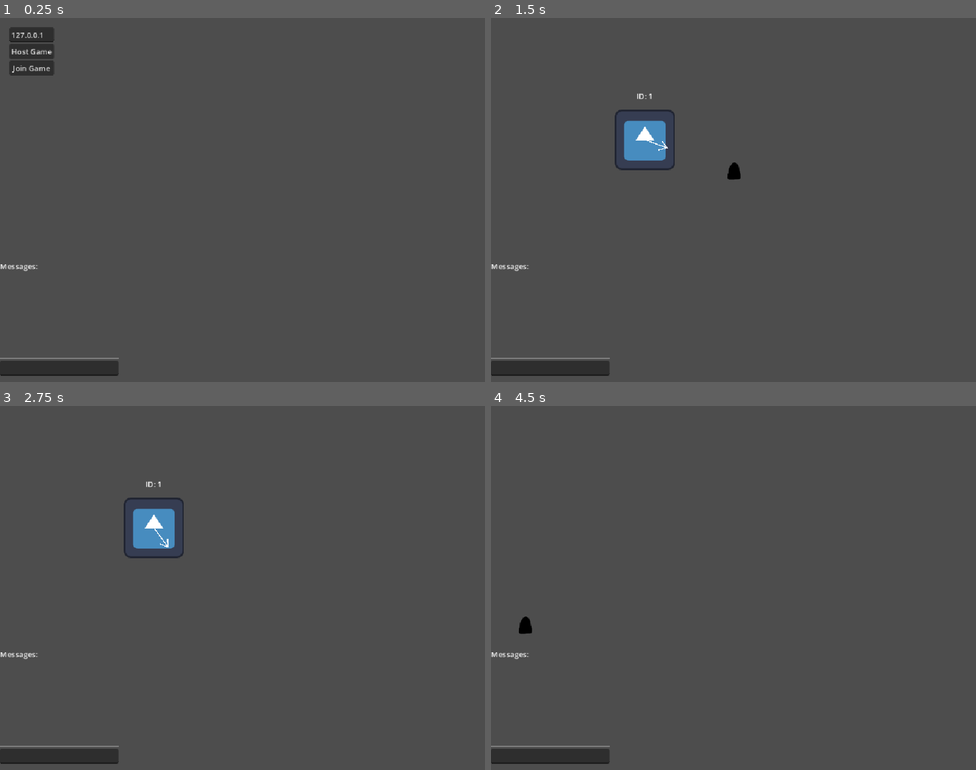
Above: before the commit, frames 1-4 (two rows, left to right).
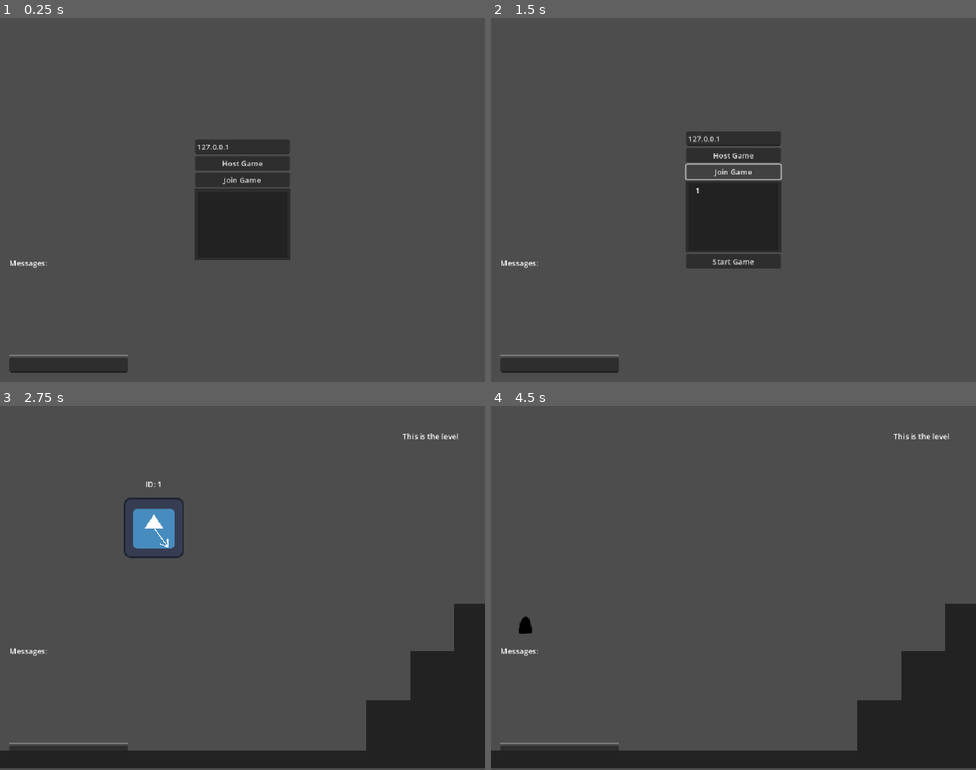
Above: after the commit, the same moments.

Repository: ssebs/multiplayer-poc-godot
Game: Godot game, scene res://scenes/game_main.tscn
Two runs of this game, one before a commit and one after it. Both use one fixed random seed, a clock stepped at 60 frames per second and the inputs below. Before the commit the project starts from res://scenes/game_root.tscn. The engine's default icon, where the game draws it, is replaced by a stand-in: a white triangle on a blue panel in a dark square.
Inputs (mouse positions are in pixels of both pictures, inside the frame that each line leads up to):
- Up to frame 1 (0.25 s): no input
- Up to frame 2 (1.5 s): click "Host Game" at 0.5 s; click (733, 170) at 1.25 s, where only the run after the commit has a clickable "Join Game"
- Up to frame 3 (2.75 s): click (242, 649) at 2 s, where only the run after the commit has a clickable "Start Game"
- Up to frame 4 (4.5 s): move the mouse to (840, 569) at 2.77 s; hold D (move_right) 2.78-3.53 s; tap R (rotate) at 2.85, 4.35 s; move the mouse to (636, 606) at 3.52 s; hold S (move_down) 3.53-4.28 s; tap Space (shoot) at 3.6 s; move the mouse to (782, 507) at 4.27 s; hold D (move_right) from 4.28 s (still down)

The runs differ from the first frame. In frame 1, 7.8% of the frame differs, in the area x 0-60%, y 2-99%; in frame 2, 8.3%; in frame 3, 11%, in the area x 0-100%, y 7-100%; in frame 4, 11%.

Commit message:
start lobby

Diff:
--- a/project.godot
+++ b/project.godot
@@ -14,10 +14,6 @@
 run/main_scene="uid://b81buv7fvr40m"
 config/features=PackedStringArray("4.5", "Forward Plus")
 config/icon="res://icon.svg"
-
-[autoload]
-
-MultiplayerManager="*res://scripts/multiplayer_manager.gd"
 
 [display]
 
--- /dev/null
+++ b/scenes/game_main.tscn
@@ -0,0 +1,33 @@
+[gd_scene load_steps=5 format=3 uid="uid://b81buv7fvr40m"]
+
+[ext_resource type="Script" uid="uid://t7wwipqjn52m" path="res://scripts/game_main.gd" id="1_57ec7"]
+[ext_resource type="Script" uid="uid://c3826a3ubnn2q" path="res://scripts/multiplayer_manager.gd" id="2_3qnxt"]
+[ext_resource type="PackedScene" uid="uid://ckjyuvcx33v46" path="res://scenes/text_chat_ui.tscn" id="3_4qd86"]
+[ext_resource type="PackedScene" uid="uid://gqo7n3lmq61v" path="res://scenes/lobby_ui.tscn" id="4_cbeu7"]
+
+[node name="GameMain" type="MarginContainer"]
+anchors_preset = 15
+anchor_right = 1.0
+anchor_bottom = 1.0
+grow_horizontal = 2
+grow_vertical = 2
+theme_override_constants/margin_left = 20
+theme_override_constants/margin_top = 20
+theme_override_constants/margin_right = 20
+theme_override_constants/margin_bottom = 20
+script = ExtResource("1_57ec7")
+
+[node name="MultiplayerManager" type="Node" parent="." node_paths=PackedStringArray("game_main")]
+unique_name_in_owner = true
+script = ExtResource("2_3qnxt")
+game_main = NodePath("..")
+metadata/_custom_type_script = "uid://c3826a3ubnn2q"
+
+[node name="TextChatUI" parent="." instance=ExtResource("3_4qd86")]
+unique_name_in_owner = true
+layout_mode = 2
+size_flags_horizontal = 0
+
+[node name="LobbyUI" parent="." instance=ExtResource("4_cbeu7")]
+unique_name_in_owner = true
+layout_mode = 2
--- a/scenes/game_root.tscn
+++ /dev/null
@@ -1,33 +0,0 @@
-[gd_scene load_steps=3 format=3 uid="uid://b81buv7fvr40m"]
-
-[ext_resource type="PackedScene" uid="uid://gqo7n3lmq61v" path="res://scenes/ui.tscn" id="1_78s5d"]
-[ext_resource type="PackedScene" uid="uid://ckjyuvcx33v46" path="res://scenes/text_chat_ui.tscn" id="2_ni5ms"]
-
-[node name="GameRoot" type="Node2D"]
-
-[node name="Control" type="Control" parent="."]
-layout_mode = 3
-anchors_preset = 15
-anchor_right = 1.0
-anchor_bottom = 1.0
-grow_horizontal = 2
-grow_vertical = 2
-
-[node name="UI" parent="Control" instance=ExtResource("1_78s5d")]
-layout_mode = 1
-
-[node name="TextChatUI" parent="Control" instance=ExtResource("2_ni5ms")]
-layout_mode = 1
-anchors_preset = 2
-anchor_top = 1.0
-anchor_bottom = 1.0
-offset_top = 512.0
-offset_bottom = 512.0
-grow_vertical = 0
-
-[node name="MultiplayerSpawner" type="MultiplayerSpawner" parent="."]
-_spawnable_scenes = PackedStringArray("uid://hentk2g6xmci")
-spawn_path = NodePath("../Players")
-
-[node name="Players" type="Node2D" parent="."]
-position = Vector2(325, 257)
--- /dev/null
+++ b/scenes/level.tscn
@@ -0,0 +1,53 @@
+[gd_scene format=3 uid="uid://dr13ubq5426k5"]
+
+[node name="Level" type="Node2D"]
+
+[node name="MultiplayerSpawner" type="MultiplayerSpawner" parent="."]
+_spawnable_scenes = PackedStringArray("uid://hentk2g6xmci")
+spawn_path = NodePath("../Players")
+
+[node name="Players" type="Node2D" parent="."]
+position = Vector2(325, 257)
+
+[node name="Stuff" type="Node2D" parent="."]
+
+[node name="Label" type="Label" parent="Stuff"]
+offset_left = 850.0
+offset_top = 52.0
+offset_right = 968.0
+offset_bottom = 75.0
+text = "This is the level"
+
+[node name="ColorRect2" type="ColorRect" parent="Stuff"]
+offset_top = 727.0
+offset_right = 1038.0
+offset_bottom = 764.0
+color = Color(0.13333334, 0.13333334, 0.13333334, 1)
+
+[node name="ColorRect4" type="ColorRect" parent="Stuff"]
+offset_left = 774.0
+offset_top = 620.0
+offset_right = 871.0
+offset_bottom = 728.0
+color = Color(0.13333334, 0.13333334, 0.13333334, 1)
+
+[node name="ColorRect5" type="ColorRect" parent="Stuff"]
+offset_left = 867.0
+offset_top = 518.0
+offset_right = 964.0
+offset_bottom = 626.0
+color = Color(0.13333334, 0.13333334, 0.13333334, 1)
+
+[node name="ColorRect6" type="ColorRect" parent="Stuff"]
+offset_left = 867.0
+offset_top = 518.0
+offset_right = 964.0
+offset_bottom = 730.0
+color = Color(0.13333334, 0.13333334, 0.13333334, 1)
+
+[node name="ColorRect7" type="ColorRect" parent="Stuff"]
+offset_left = 959.0
+offset_top = 418.0
+offset_right = 1056.0
+offset_bottom = 736.0
+color = Color(0.13333334, 0.13333334, 0.13333334, 1)
--- /dev/null
+++ b/scenes/lobby_ui.tscn
@@ -0,0 +1,63 @@
+[gd_scene load_steps=3 format=3 uid="uid://gqo7n3lmq61v"]
+
+[ext_resource type="Script" uid="uid://bh8hge3lwweom" path="res://scripts/lobby_ui.gd" id="1_5rbtn"]
+
+[sub_resource type="StyleBoxFlat" id="StyleBoxFlat_nt7q6"]
+bg_color = Color(0.13333334, 0.13333334, 0.13333334, 1)
+border_width_left = 5
+border_width_top = 5
+border_width_right = 5
+border_width_bottom = 5
+border_color = Color(0.1764706, 0.1764706, 0.1764706, 1)
+
+[node name="LobbyUI" type="VBoxContainer"]
+anchors_preset = -1
+anchor_left = 0.40234375
+anchor_top = 0.3111979
+anchor_right = 0.59765625
+anchor_bottom = 0.68880206
+grow_horizontal = 2
+grow_vertical = 2
+size_flags_horizontal = 4
+size_flags_vertical = 4
+script = ExtResource("1_5rbtn")
+metadata/_edit_use_anchors_ = true
+
+[node name="IPEntry" type="LineEdit" parent="."]
+unique_name_in_owner = true
+layout_mode = 2
+text = "127.0.0.1"
+placeholder_text = "IP Address"
+
+[node name="Server" type="Button" parent="."]
+unique_name_in_owner = true
+layout_mode = 2
+text = "Host Game"
+
+[node name="Client" type="Button" parent="."]
+unique_name_in_owner = true
+layout_mode = 2
+text = "Join Game"
+
+[node name="Panel" type="Panel" parent="."]
+custom_minimum_size = Vector2(200, 150)
+layout_mode = 2
+size_flags_vertical = 8
+theme_override_styles/panel = SubResource("StyleBoxFlat_nt7q6")
+
+[node name="MarginContainer" type="MarginContainer" parent="Panel"]
+layout_mode = 0
+offset_right = 40.0
+offset_bottom = 40.0
+theme_override_constants/margin_left = 10
+
+[node name="LobbyList" type="VBoxContainer" parent="Panel/MarginContainer"]
+unique_name_in_owner = true
+layout_mode = 2
+size_flags_horizontal = 4
+size_flags_vertical = 4
+
+[node name="Start" type="Button" parent="."]
+unique_name_in_owner = true
+layout_mode = 2
+text = "Start Game"
--- a/scenes/text_chat_ui.tscn
+++ b/scenes/text_chat_ui.tscn
@@ -2,32 +2,32 @@
 
 [ext_resource type="Script" uid="uid://iickop8wjyh7" path="res://scripts/text_chat_ui.gd" id="1_6jg3y"]
 
-[node name="TextChatUI" type="Control"]
-layout_mode = 3
-anchors_preset = 0
+[node name="TextChatUI" type="VBoxContainer"]
+anchors_preset = 2
+anchor_top = 1.0
+anchor_bottom = 1.0
+offset_top = -250.0
+offset_right = 250.0
+grow_vertical = 0
+alignment = 2
 script = ExtResource("1_6jg3y")
 
-[node name="VBoxContainer" type="VBoxContainer" parent="."]
-layout_mode = 0
-offset_right = 250.0
-offset_bottom = 243.0
-
-[node name="ScrollContainer" type="ScrollContainer" parent="VBoxContainer"]
+[node name="ScrollContainer" type="ScrollContainer" parent="."]
 custom_minimum_size = Vector2(250, 200)
 layout_mode = 2
 horizontal_scroll_mode = 0
 
-[node name="TextChatContainer" type="VBoxContainer" parent="VBoxContainer/ScrollContainer"]
+[node name="TextChatContainer" type="VBoxContainer" parent="ScrollContainer"]
 unique_name_in_owner = true
 layout_mode = 2
 
-[node name="Label" type="Label" parent="VBoxContainer/ScrollContainer/TextChatContainer"]
+[node name="Label" type="Label" parent="ScrollContainer/TextChatContainer"]
 layout_mode = 2
 text = "Messages:"
 
-[node name="HSeparator" type="HSeparator" parent="VBoxContainer"]
+[node name="HSeparator" type="HSeparator" parent="."]
 layout_mode = 2
 
-[node name="Entry" type="LineEdit" parent="VBoxContainer"]
+[node name="Entry" type="LineEdit" parent="."]
 unique_name_in_owner = true
 layout_mode = 2
--- a/scenes/ui.tscn
+++ /dev/null
@@ -1,31 +0,0 @@
-[gd_scene load_steps=2 format=3 uid="uid://gqo7n3lmq61v"]
-
-[ext_resource type="Script" uid="uid://bh8hge3lwweom" path="res://scripts/ui.gd" id="1_xi2ms"]
-
-[node name="UI" type="MarginContainer"]
-offset_right = 134.0
-offset_bottom = 141.0
-theme_override_constants/margin_left = 20
-theme_override_constants/margin_top = 20
-theme_override_constants/margin_right = 20
-theme_override_constants/margin_bottom = 20
-script = ExtResource("1_xi2ms")
-
-[node name="VBoxContainer" type="VBoxContainer" parent="."]
-layout_mode = 2
-
-[node name="IPEntry" type="LineEdit" parent="VBoxContainer"]
-unique_name_in_owner = true
-layout_mode = 2
-text = "127.0.0.1"
-placeholder_text = "IP Address"
-
-[node name="Server" type="Button" parent="VBoxContainer"]
-unique_name_in_owner = true
-layout_mode = 2
-text = "Host Game"
-
-[node name="Client" type="Button" parent="VBoxContainer"]
-unique_name_in_owner = true
-layout_mode = 2
-text = "Join Game"
--- /dev/null
+++ b/scripts/game_main.gd
@@ -0,0 +1,33 @@
+class_name GameMain extends Node
+
+@export var level_scene = preload("res://scenes/level.tscn")
+
+@onready var multiplayer_manager: MultiplayerManager = %MultiplayerManager
+@onready var lobby_ui: LobbyUI = %LobbyUI
+@onready var text_chat_ui: TextChatUI = %TextChatUI
+
+var level: Node2D
+
+func _ready():
+    lobby_ui.server_pressed.connect(multiplayer_manager.start_server)
+    lobby_ui.client_pressed.connect(func(ip_addr: String):
+        multiplayer_manager.connect_client(ip_addr)
+    )
+    lobby_ui.start_pressed.connect(start_game)
+
+    multiplayer_manager.player_added_to_lobby.connect(func(id: int):
+        lobby_ui.add_to_lobby(str(id))
+        lobby_ui.start_btn.show()
+    )
+
+
+func start_game():
+    lobby_ui.hide()
+
+    level = level_scene.instantiate()
+    add_child(level)
+
+    multiplayer_manager.players_spawn_node = level.get_node("Players")
+
+    # Join server as a client
+    multiplayer_manager.spawn_players()
--- a/scripts/ui.gd
+++ b/scripts/lobby_ui.gd
@@ -1,30 +1,49 @@
-extends Control
+class_name LobbyUI extends Control
+
+signal server_pressed()
+signal client_pressed(ip_addr: String)
+signal start_pressed()
 
 @onready var server_btn: Button = %Server
 @onready var client_btn: Button = %Client
+@onready var start_btn: Button = %Start
+
 @onready var ip_entry: LineEdit = %IPEntry
+@onready var lobby_list: VBoxContainer = %LobbyList
 
 func _ready():
     server_btn.pressed.connect(_on_server_pressed)
     client_btn.pressed.connect(_on_client_pressed)
+    start_btn.pressed.connect(_on_start_pressed)
+
+    start_btn.hide() # only host should see it
 
     if OS.is_debug_build():
         _adjust_both_windows()
 
 func _on_server_pressed():
-    self.hide()
-    MultiplayerManager.start_server()
+    # multiplayer_manager.start_server()
+    server_pressed.emit()
 
 func _on_client_pressed():
-    self.hide()
-    MultiplayerManager.start_client(ip_entry.text)
+    # multiplayer_manager.start_client(ip_entry.text)
+    client_pressed.emit(ip_entry.text)
+
+func _on_start_pressed():
+    start_pressed.emit()
+
+
+func add_to_lobby(player_name: String):
+    var label = Label.new()
+    label.text = player_name
+    lobby_list.add_child(label)
 
 
 # Hack
 func _adjust_both_windows():
     var offset = 100
     randomize()
-    await get_tree().create_timer(randf_range(0,1)).timeout
+    await get_tree().create_timer(randf_range(0, 1)).timeout
     var the_path = 'user://lil_number.tres'
     var save_the_value = func(val):
         var the_file = FileAccess.open(the_path, FileAccess.WRITE)
--- a/scripts/multiplayer_manager.gd
+++ b/scripts/multiplayer_manager.gd
@@ -1,42 +1,53 @@
-extends Node
+class_name MultiplayerManager extends Node
+
+signal player_added_to_lobby(id: int)
 
 const PORT: int = 42069
 
-var multiplayer_scene = preload("res://scenes/networked_player.tscn")
-var _players_spawn_node: Node2D
+@export var player_scene = preload("res://scenes/networked_player.tscn")
+@export var game_main: GameMain
+
+var players_spawn_node: Node2D
+var lobby_players: Array[int] = []
 
 func start_server():
     var peer = ENetMultiplayerPeer.new()
     peer.create_server(PORT)
     multiplayer.multiplayer_peer = peer
 
-    multiplayer.peer_connected.connect(_add_player_to_game)
+    multiplayer.peer_connected.connect(_on_peer_connected)
     multiplayer.peer_disconnected.connect(_rm_player)
 
-    _players_spawn_node = get_tree().current_scene.get_node("Players")
+    _on_peer_connected(1)
 
-    # Join as a client too
-    _add_player_to_game(1)
+func _on_peer_connected(id: int):
+    lobby_players.append(id)
+    player_added_to_lobby.emit(id)
 
-
-func start_client(ip_addr: String = "127.0.0.1"):
+func connect_client(ip_addr: String = "127.0.0.1"):
     var peer = ENetMultiplayerPeer.new()
     peer.create_client(ip_addr, PORT)
     multiplayer.multiplayer_peer = peer
 
+func spawn_players():
+    if players_spawn_node == null:
+        printerr("players_spawn_node == null")
+        return
+
+    for p in lobby_players:
+        _add_player_to_game(p)
 
 func _add_player_to_game(id: int):
     print("New Player: %s" % id)
-    var player_to_add = multiplayer_scene.instantiate()
+    var player_to_add = player_scene.instantiate()
     player_to_add.name = str(id)
 
-    _players_spawn_node.add_child(player_to_add, true)
+    players_spawn_node.add_child(player_to_add, true)
     # TODO: add spawn offset
-
 
 func _rm_player(id: int):
     print("Deleting %s" % id)
 
-    if not _players_spawn_node.has_node(str(id)):
+    if not players_spawn_node.has_node(str(id)):
         return
-    _players_spawn_node.get_node(str(id)).queue_free()
+    players_spawn_node.get_node(str(id)).queue_free()
--- a/scripts/text_chat_ui.gd
+++ b/scripts/text_chat_ui.gd
@@ -1,4 +1,4 @@
-extends Control
+class_name TextChatUI extends Control
 
 @onready var text_chat_container: VBoxContainer = %TextChatContainer
 @onready var text_entry: LineEdit = %Entry
Not shown, added: scripts/game_main.gd.uid
Renamed: scripts/ui.gd.uid -> scripts/lobby_ui.gd.uid
